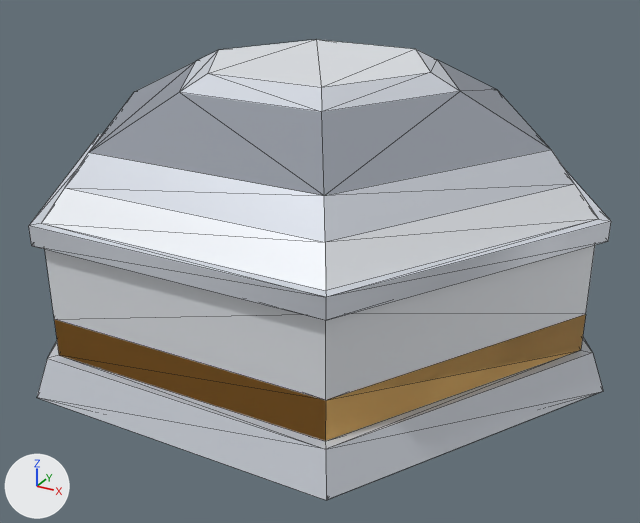
The glTF model public/3d/models/tech.glb: old version first, new version second.
Before and after are seen from a camera (50 mm lens) standing at (2.23, -4.04, 2.39) and looking at (0.08, -0.14, 0.44). The axes (+X, +Y, +Z) are drawn at lower left. The lights are the same throughout. The older version comes first. Mesh edges are drawn as thin lines. Where no turn or scale is listed for an object, it has been applied to the vertices.

Names of what the first picture shows: 'hangar_roundA.001', 'hangar_roundGlass.001'.
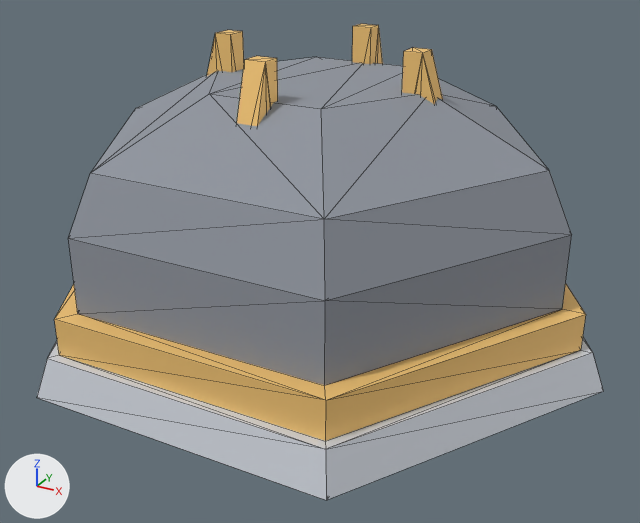
Where the change shows, as pixel boxes [x1, y1, x2, y2] in the pictures (640 x 523 px):
'hangar_roundA.001', deleted
    before: [29, 40, 611, 490]
    faces in mat_metal (white #edf0f5): [42, 40, 598, 430]
    faces in mat_metaldark (light grey #d6dbe4): [29, 50, 611, 490]
    faces in mat_dark (grey #8f949e): [89, 61, 551, 196]
    faces in mat_metalred (orange #ffd07c): [54, 314, 586, 441]
'rocket_baseA.001', added
    after: [207, 24, 443, 126]
'hangar_roundGlass.001', unchanged, uncovered by the edit
    before: [37, 315, 603, 500]
    after: [37, 57, 603, 500]

Patch to the scene script:
```diff
--- a/public/3d/models/tech.glb.py
+++ b/public/3d/models/tech.glb.py
@@ me_mesh_rocket_basea @@
+me_mesh_rocket_basea.from_pydata(...)  # 152 vertices, 300 faces; spans x -0.9..0.9, y -0.9..0.9, z -0.8..0.8
+# faces by material slot: [30, 144, 126]
+me_mesh_rocket_basea.materials.append(mat_metaldark)  # light grey #d6dbe4
+me_mesh_rocket_basea.materials.append(mat_metal)  # white #edf0f5
+me_mesh_rocket_basea.materials.append(mat_metalred)  # orange #ffd07c
@@ ob_hangar_rounda_001 @@
-ob_hangar_rounda_001 = bpy.data.objects.new('hangar_roundA.001', me_mesh_hangar_rounda)
-ob_hangar_rounda_001.location = (0.0, 0.0, 0.75)
@@ ob_rocket_basea_001 @@
+ob_rocket_basea_001 = bpy.data.objects.new('rocket_baseA.001', me_mesh_rocket_basea)
+ob_rocket_basea_001.location = (0.0, 0.0, 0.8)
```
